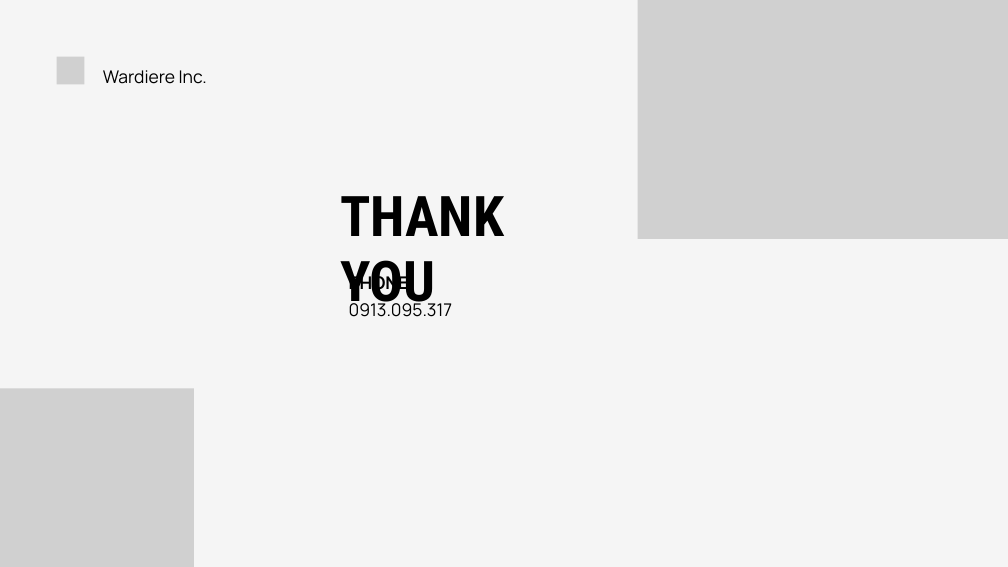
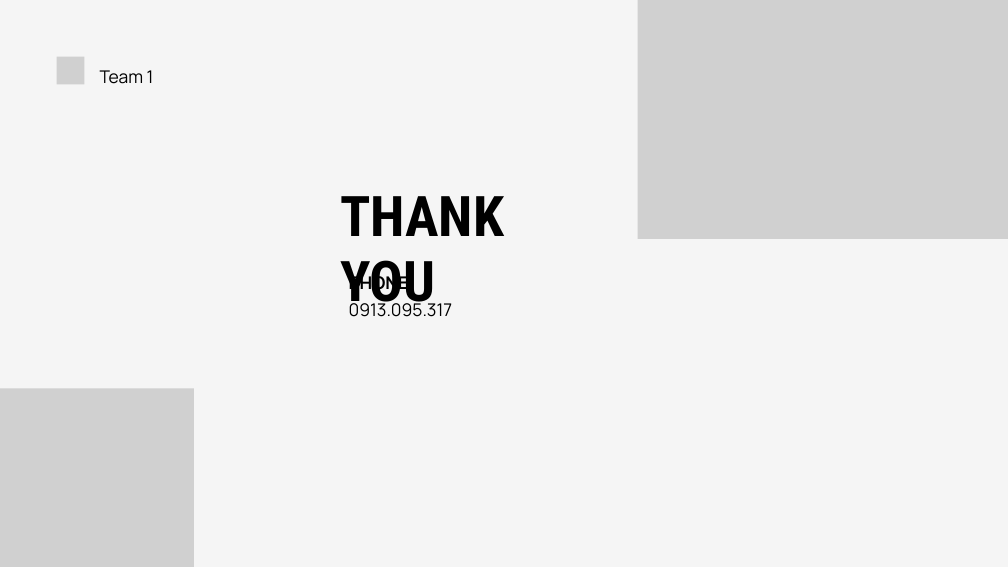
Before and after one commit to hoangdm08/how_to_learn_tester, a slide deck: slide 14 of homeWork/Team 1_14.3.26/Black-box techniques.pptx (slide 12 before the commit). Drawn at 1008x567 pixels with LibreOffice and Linux fonts; fonts in the diff are those of the drawing; grey boxes stand for pictures. Boxes give left, top, right and bottom in pixels: in the first picture for what was removed or moved away, otherwise in the second. Text is boxed around its words. In the diff, an @@ line names an element or a change of style, - is before the commit and + after.

```diff
--- a/homeWork/Team 1_14.3.26/Black-box techniques.pptx
+++ b/homeWork/Team 1_14.3.26/Black-box techniques.pptx
@@ text at (x1=100, y1=70, x2=154, y2=84): text changed @@
-Wardiere Inc.
+Team 1
```
Also in this commit, not shown: 5 other slides changed, 2 slides added, 5 other files.
